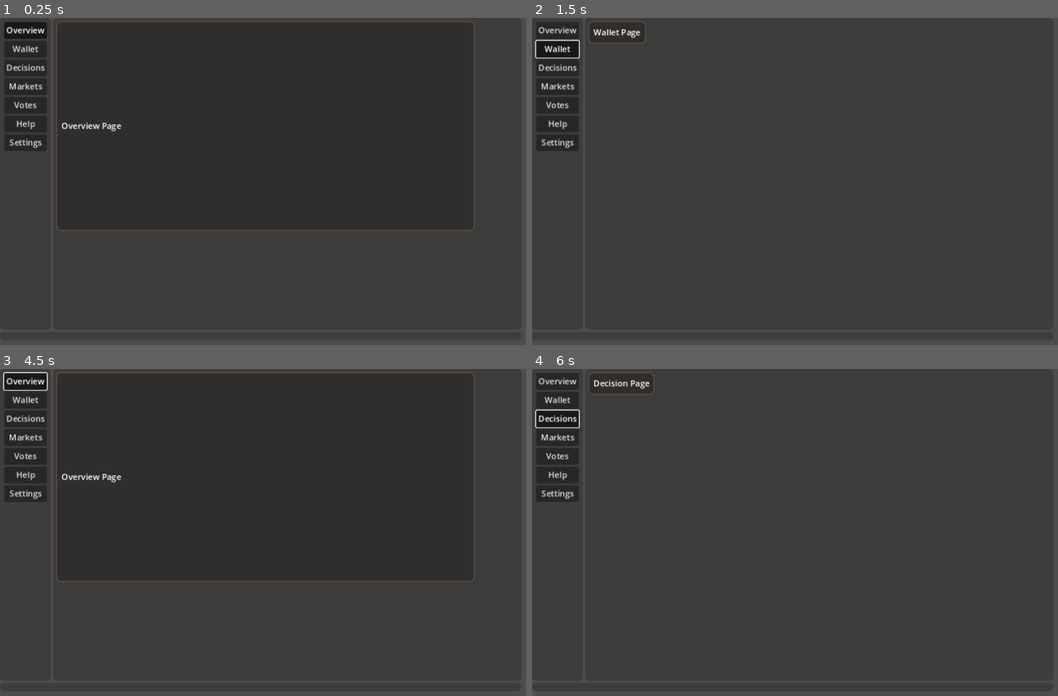
Above: before the commit, frames 1-4 (two rows, left to right).
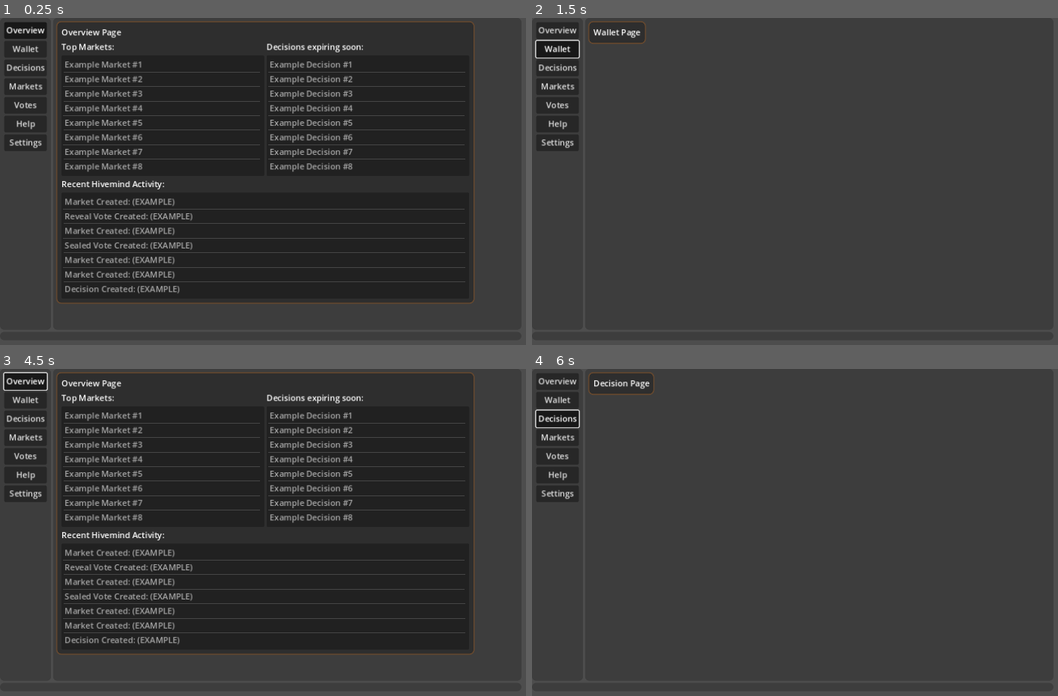
Above: after the commit, the same moments.

Repository: LayerTwo-Labs/hivemind_gui
Game: Godot game, scene res://scene/main_window.tscn
Two runs of this game, one before a commit and one after it. Both use one fixed random seed, a clock stepped at 60 frames per second and the inputs below.
Inputs:
- Up to frame 1 (0.25 s): no input
- Up to frame 2 (1.5 s): click "Overview" at 0.5 s; click "Wallet" at 1.25 s
- Up to frame 3 (4.5 s): click "Decisions" at 2 s; click "Markets" at 2.75 s; click "Votes" at 3.5 s; click "Overview" at 4.25 s
- Up to frame 4 (6 s): click "Wallet" at 5 s; click "Decisions" at 5.75 s

The runs differ from the first frame. In frame 1, 19% of the frame differs, in the area x 10-91%, y 3-88%; in frame 2, nothing differs; in frame 3, 19%; in frame 4, nothing differs.

Commit message:
Add top markets, expiring soon, recent activity lists to overview

Diff:
--- a/hivemind_gui/scene/main_window.tscn
+++ b/hivemind_gui/scene/main_window.tscn
@@ -91,9 +91,77 @@
 offset_bottom = 40.0
 theme_override_styles/panel = ExtResource("3_e6xpv")
 
-[node name="Label" type="Label" parent="Margin/VBoxMain/HBoxMain/PanelPages/OverviewPage/PanelContainer"]
+[node name="VBoxContainer" type="VBoxContainer" parent="Margin/VBoxMain/HBoxMain/PanelPages/OverviewPage/PanelContainer"]
+layout_mode = 2
+
+[node name="Label" type="Label" parent="Margin/VBoxMain/HBoxMain/PanelPages/OverviewPage/PanelContainer/VBoxContainer"]
 layout_mode = 2
 text = "Overview Page"
+
+[node name="HBoxContainer" type="HBoxContainer" parent="Margin/VBoxMain/HBoxMain/PanelPages/OverviewPage/PanelContainer/VBoxContainer"]
+layout_mode = 2
+
+[node name="VBoxContainer" type="VBoxContainer" parent="Margin/VBoxMain/HBoxMain/PanelPages/OverviewPage/PanelContainer/VBoxContainer/HBoxContainer"]
+layout_mode = 2
+size_flags_horizontal = 3
+
+[node name="Label" type="Label" parent="Margin/VBoxMain/HBoxMain/PanelPages/OverviewPage/PanelContainer/VBoxContainer/HBoxContainer/VBoxContainer"]
+layout_mode = 2
+text = "Top Markets:"
+
+[node name="ItemList" type="ItemList" parent="Margin/VBoxMain/HBoxMain/PanelPages/OverviewPage/PanelContainer/VBoxContainer/HBoxContainer/VBoxContainer"]
+layout_mode = 2
+auto_height = true
+item_count = 8
+item_0/text = "Example Market #1"
+item_1/text = "Example Market #2"
+item_2/text = "Example Market #3"
+item_3/text = "Example Market #4"
+item_4/text = "Example Market #5"
+item_5/text = "Example Market #6"
+item_6/text = "Example Market #7"
+item_7/text = "Example Market #8"
+
+[node name="VBoxContainer2" type="VBoxContainer" parent="Margin/VBoxMain/HBoxMain/PanelPages/OverviewPage/PanelContainer/VBoxContainer/HBoxContainer"]
+layout_mode = 2
+size_flags_horizontal = 3
+
+[node name="Label" type="Label" parent="Margin/VBoxMain/HBoxMain/PanelPages/OverviewPage/PanelContainer/VBoxContainer/HBoxContainer/VBoxContainer2"]
+layout_mode = 2
+text = "Decisions expiring soon:"
+
+[node name="ItemList" type="ItemList" parent="Margin/VBoxMain/HBoxMain/PanelPages/OverviewPage/PanelContainer/VBoxContainer/HBoxContainer/VBoxContainer2"]
+layout_mode = 2
+auto_height = true
+item_count = 8
+item_0/text = "Example Decision #1"
+item_1/text = "Example Decision #2"
+item_2/text = "Example Decision #3"
+item_3/text = "Example Decision #4"
+item_4/text = "Example Decision #5"
+item_5/text = "Example Decision #6"
+item_6/text = "Example Decision #7"
+item_7/text = "Example Decision #8"
+
+[node name="VBoxContainer3" type="VBoxContainer" parent="Margin/VBoxMain/HBoxMain/PanelPages/OverviewPage/PanelContainer/VBoxContainer"]
+layout_mode = 2
+size_flags_horizontal = 3
+
+[node name="Label" type="Label" parent="Margin/VBoxMain/HBoxMain/PanelPages/OverviewPage/PanelContainer/VBoxContainer/VBoxContainer3"]
+layout_mode = 2
+text = "Recent Hivemind Activity:"
+
+[node name="ItemList" type="ItemList" parent="Margin/VBoxMain/HBoxMain/PanelPages/OverviewPage/PanelContainer/VBoxContainer/VBoxContainer3"]
+layout_mode = 2
+auto_height = true
+item_count = 7
+item_0/text = "Market Created: (EXAMPLE)"
+item_1/text = "Reveal Vote Created: (EXAMPLE)"
+item_2/text = "Market Created: (EXAMPLE)"
+item_3/text = "Sealed Vote Created: (EXAMPLE)"
+item_4/text = "Market Created: (EXAMPLE)"
+item_5/text = "Market Created: (EXAMPLE)"
+item_6/text = "Decision Created: (EXAMPLE)"
 
 [node name="WalletPage" type="Control" parent="Margin/VBoxMain/HBoxMain/PanelPages"]
 visible = false
